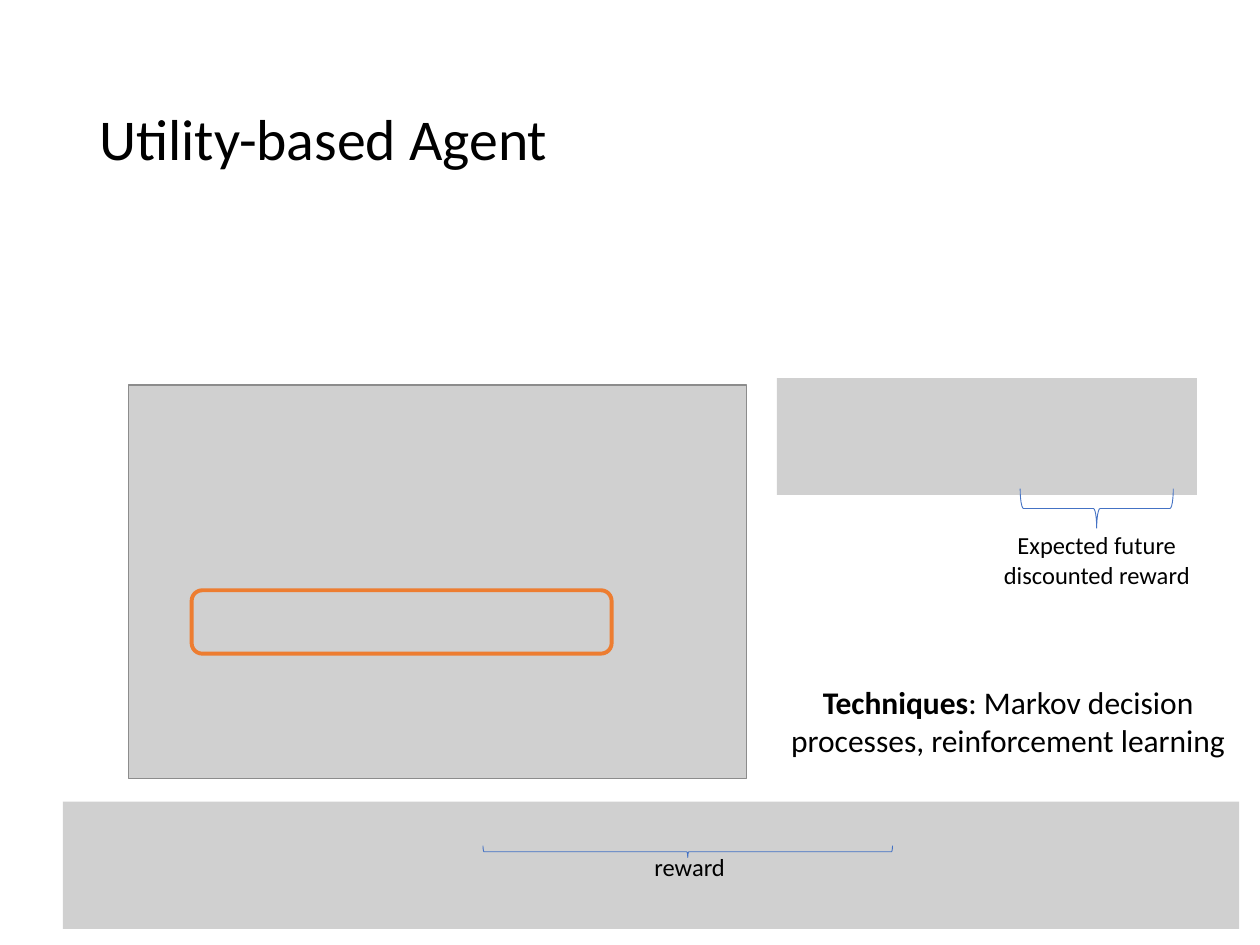
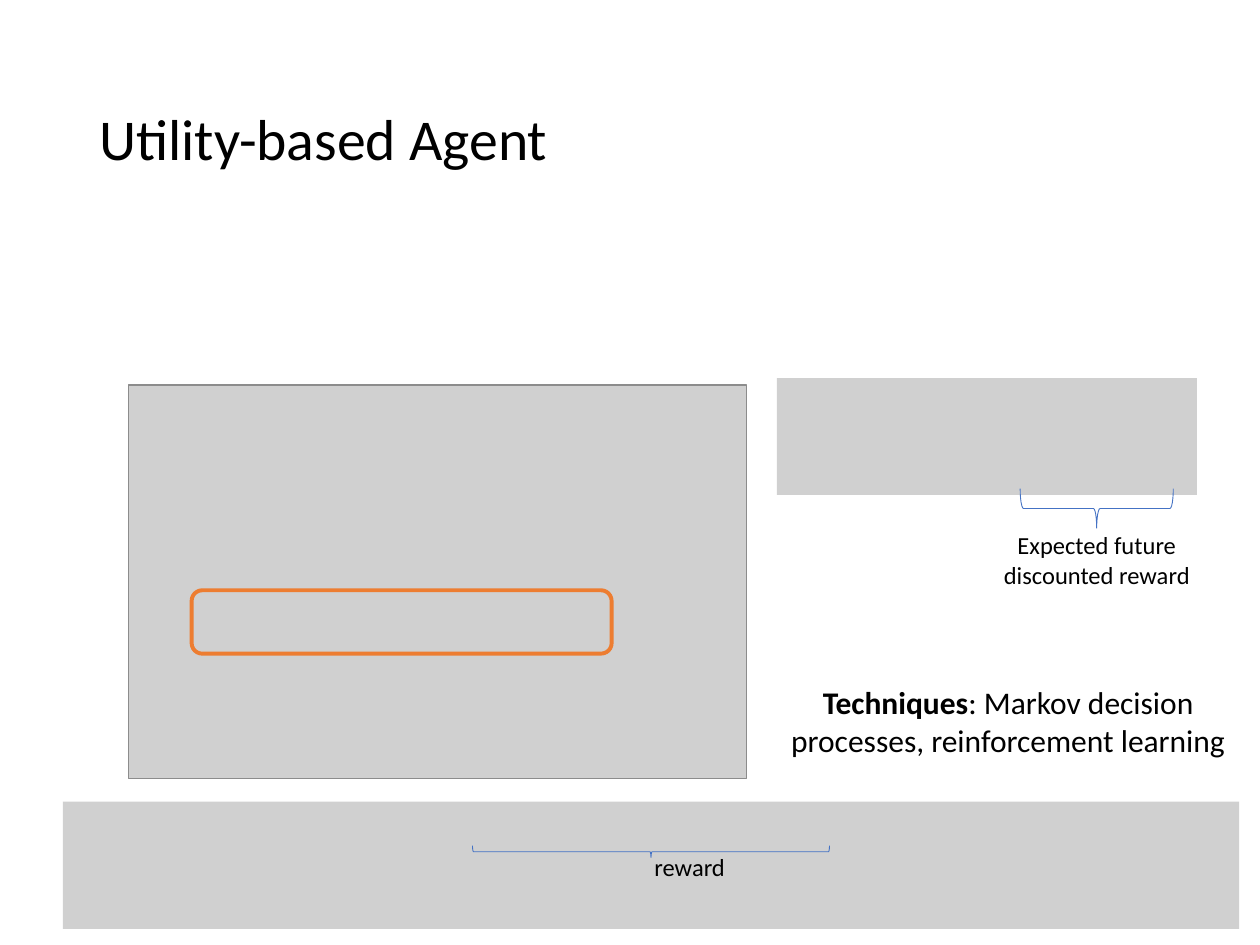
Before and after one commit to mhahsler/CS7320-AI, a slide deck: slide 27 of slides/02_agents.pptx. Drawn at 1260x945 pixels with LibreOffice and Linux fonts; fonts in the diff are those of the drawing; grey boxes stand for pictures. Boxes give left, top, right and bottom in pixels: in the first picture for what was removed or moved away, otherwise in the second. Text is boxed around its words. In the diff, an @@ line names an element or a change of style, - is before the commit and + after.

```diff
--- a/slides/02_agents.pptx
+++ b/slides/02_agents.pptx
@@ left brace: place and size @@
-left brace at <box>483,845,893,857</box>
+left brace at <box>473,845,830,857</box>
```
Also in this commit, not shown: 6 other slides changed, 1 other file.
